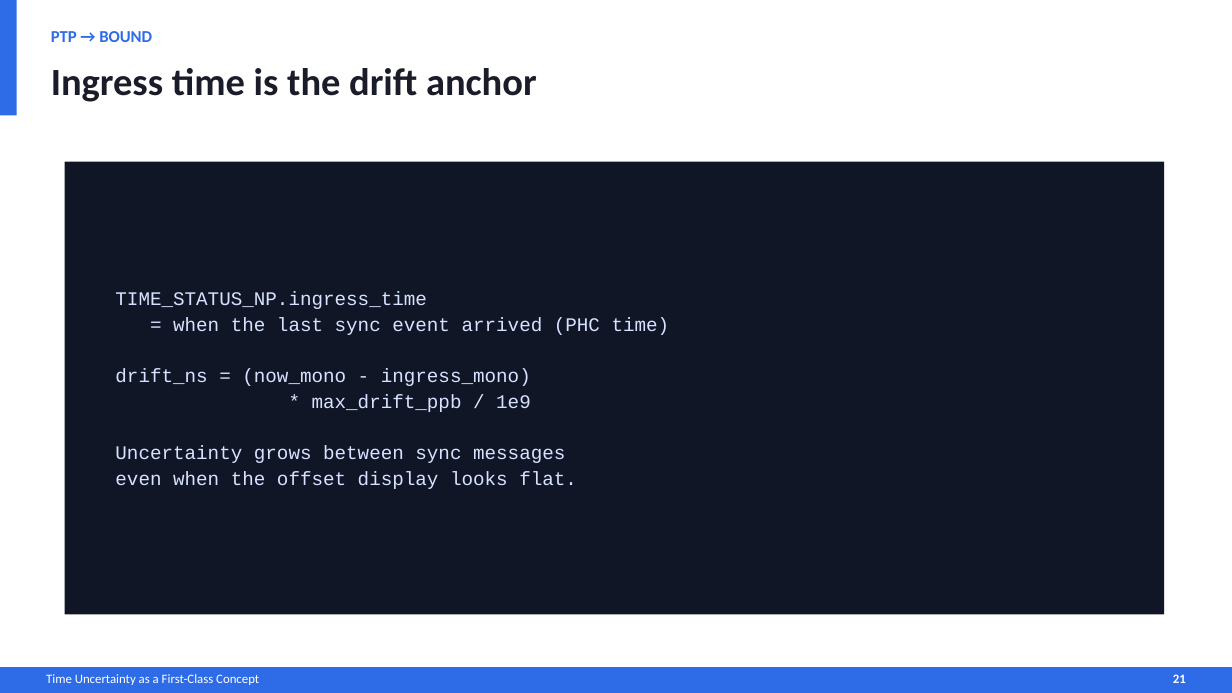
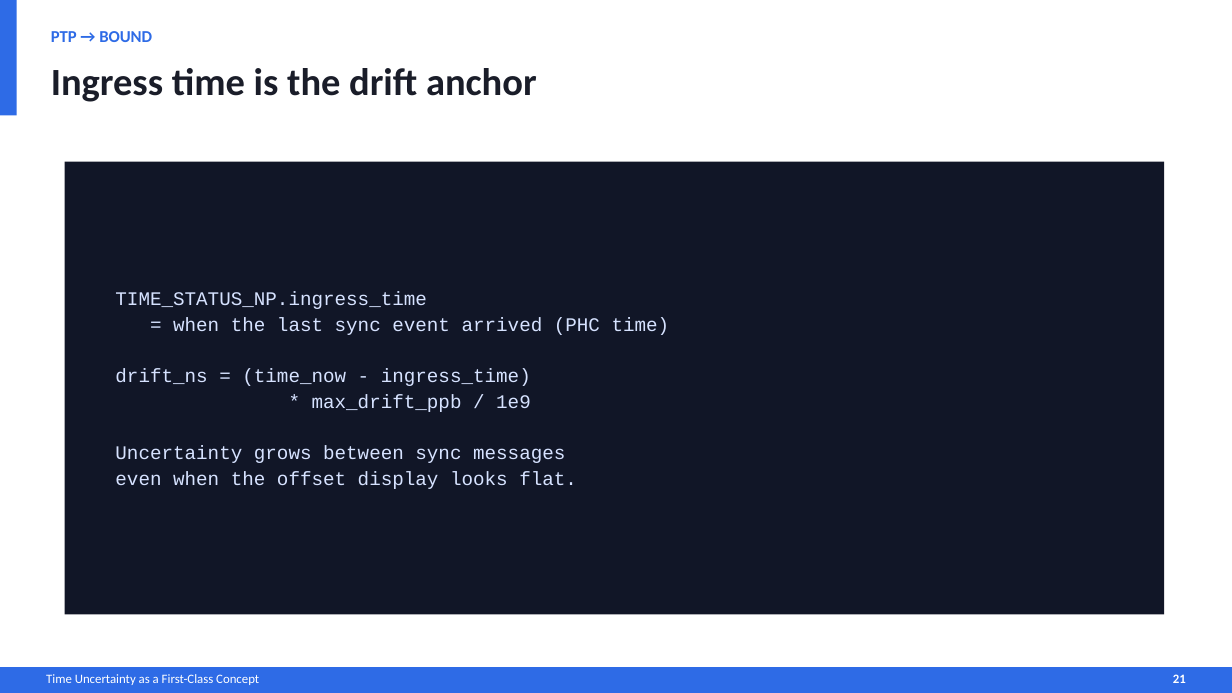
Before and after one commit to MaciekMachni/netdev-0x1a-talk, a slide deck: slide 21 of time-uncertainty-error-bar.pptx. Drawn at 1232x693 pixels with LibreOffice and Linux fonts; fonts in the diff are those of the drawing. Boxes give left, top, right and bottom in pixels: in the first picture for what was removed or moved away, otherwise in the second. Text is boxed around its words. In the diff, an @@ line names an element or a change of style, - is before the commit and + after.

Commit message:
review slides 1-22

```diff
--- a/time-uncertainty-error-bar.pptx
+++ b/time-uncertainty-error-bar.pptx
@@ text in rectangle at [115, 369, 531, 386]: text changed @@
-drift_ns = (now_mono - ingress_mono)
+drift_ns = (time_now - ingress_time)
```
Also in this commit, not shown: 10 other slides changed, 3 other files.
